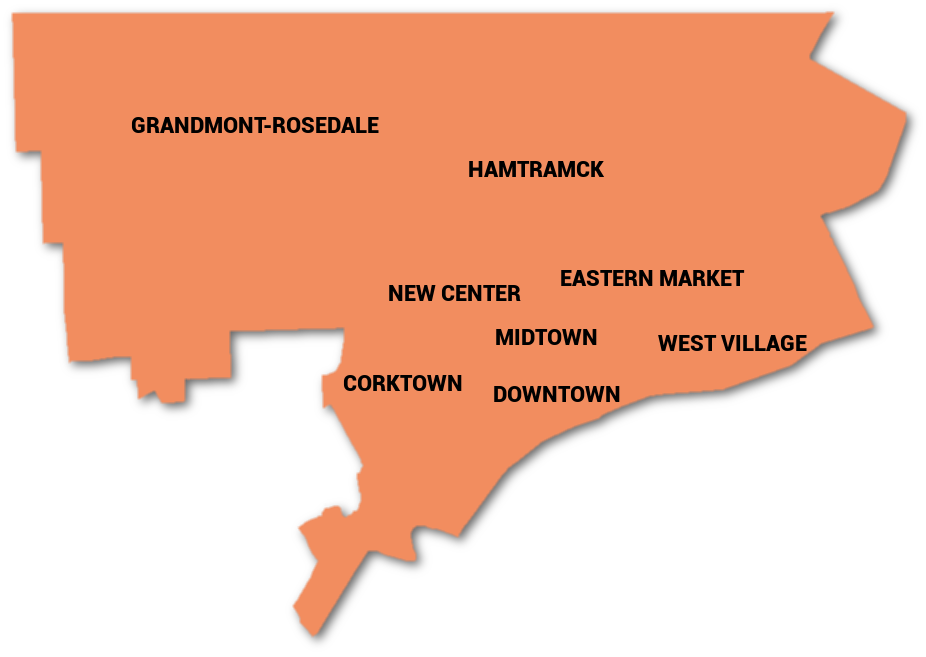
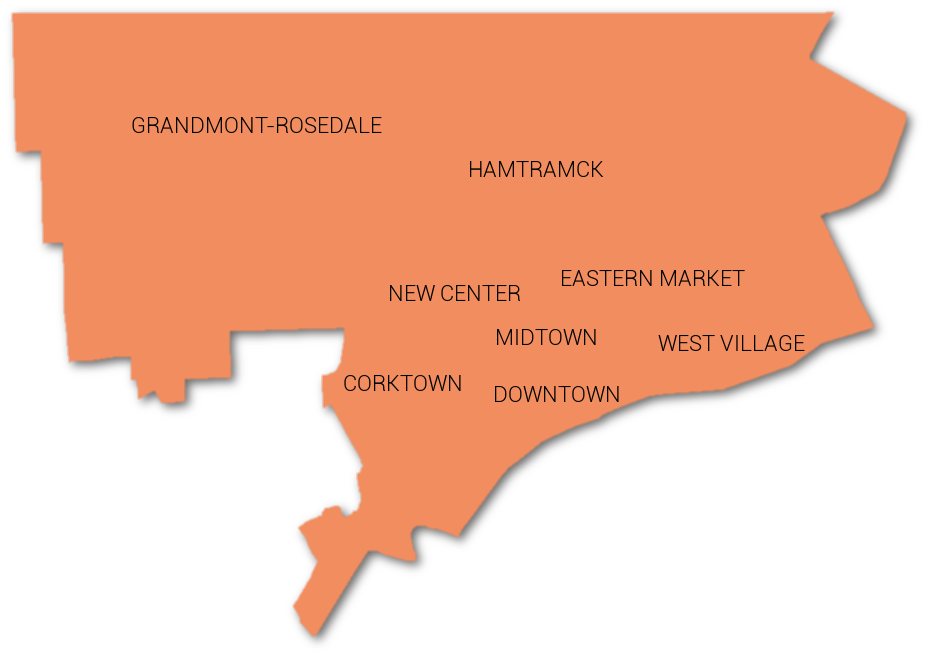
Two versions of the same layered image (926 x 657). Layer-by-layer changes:
painted on "CORKTOWN" over [343, 375, 462, 391]
painted on "GRANDMONT-ROSEDALE" over [131, 117, 382, 133]
painted on "HAMTRAMCK" over [469, 161, 605, 177]
painted on "NEW CENTER" over [389, 285, 521, 301]
painted on "MIDTOWN" over [496, 329, 597, 345]
painted on "DOWNTOWN" over [494, 386, 620, 402]
painted on "EASTERN MARKET" over [561, 270, 745, 286]
painted on "WEST VILLAGE" over [658, 335, 807, 351]
